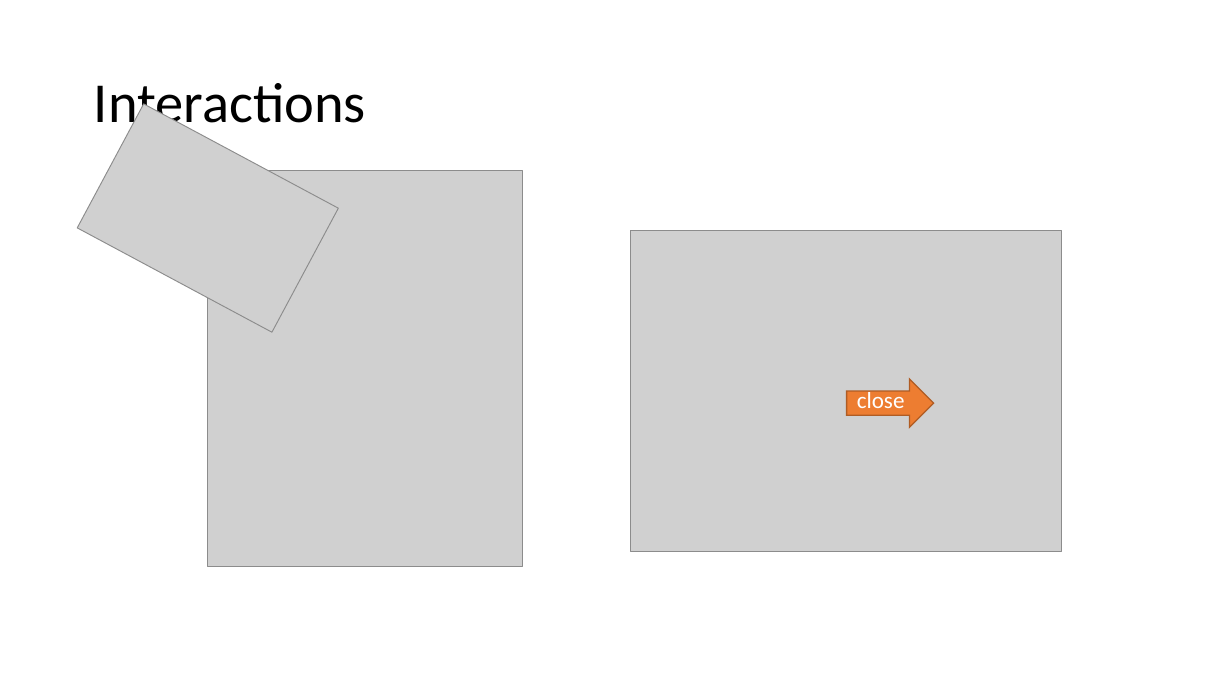
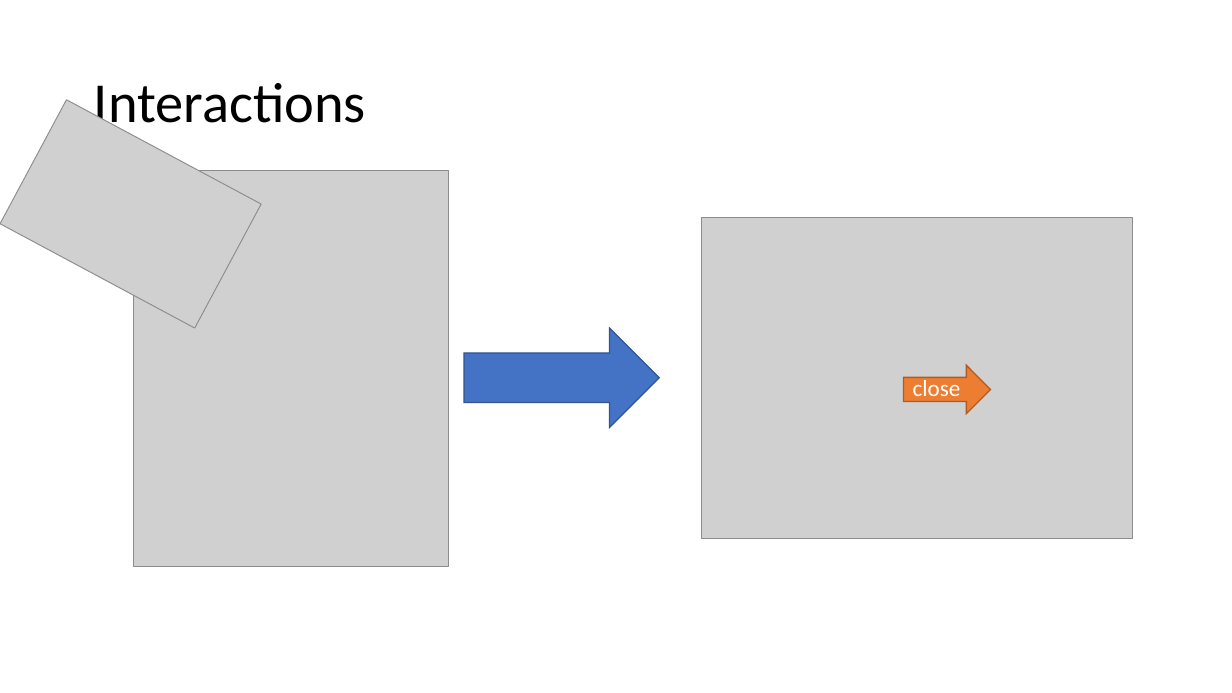
Before and after one commit to ubilab-escape/first-door, a slide deck: slide 3 of Präsentation.pptx. Drawn at 1232x693 pixels with LibreOffice and Linux fonts; fonts in the diff are those of the drawing; grey boxes stand for pictures. Boxes give left, top, right and bottom in pixels: in the first picture for what was removed or moved away, otherwise in the second. Text is boxed around its words. In the diff, an @@ line names an element or a change of style, - is before the commit and + after.

```diff
--- a/Präsentation.pptx
+++ b/Präsentation.pptx
@@ picture moved from (x1=77, y1=104, x2=338, y2=332) to (x1=0, y1=100, x2=261, y2=328) @@
@@ picture moved from (x1=208, y1=171, x2=523, y2=567) to (x1=134, y1=171, x2=449, y2=567) @@
@@ picture moved from (x1=631, y1=230, x2=1062, y2=552) to (x1=701, y1=217, x2=1132, y2=539) @@
@@ right arrow added at (x1=464, y1=328, x2=659, y2=428), fill #4472C4, outline #325491 1 pt @@
@@ text "close" rewrapped from (x1=857, y1=388, x2=905, y2=408) to (x1=913, y1=376, x2=961, y2=402) @@
@@ right arrow moved from (x1=847, y1=379, x2=933, y2=427) to (x1=904, y1=365, x2=991, y2=413) @@
```
Also in this commit, not shown: 4 other slides changed, 1 slide added, 1 slide removed.
